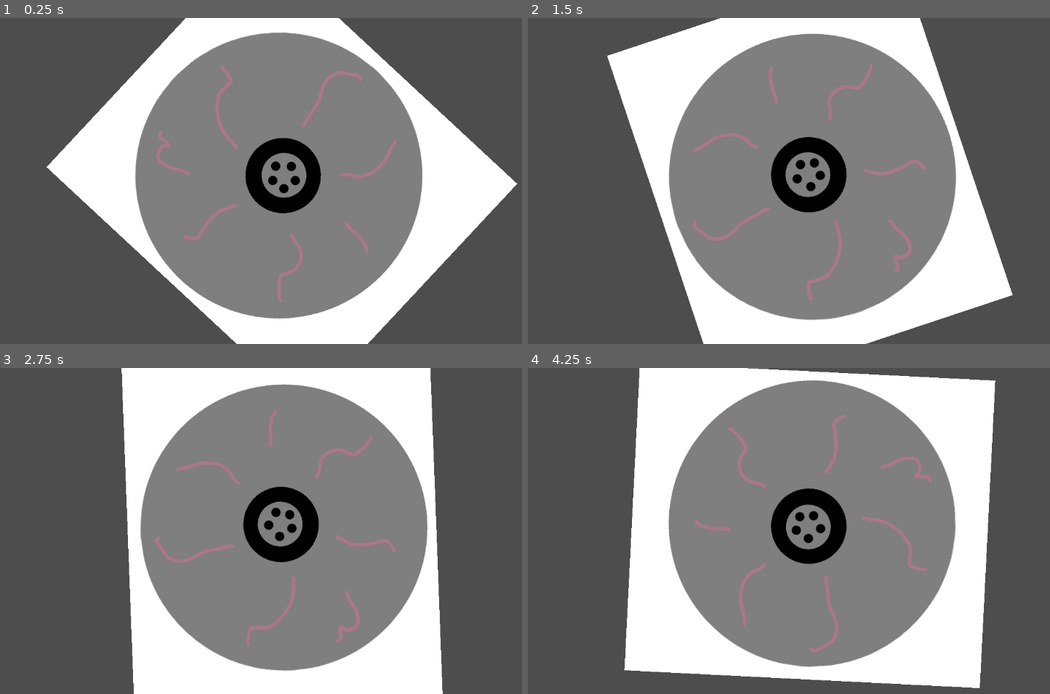
Above: before the commit, frames 1-4 (two rows, left to right).
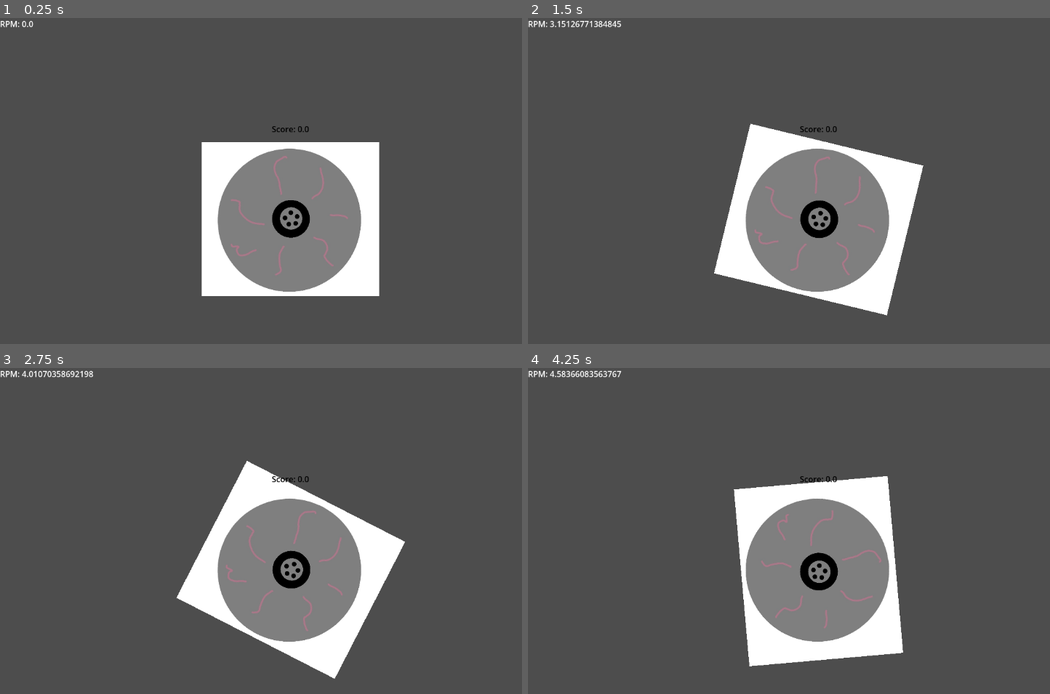
Above: after the commit, the same moments.

Repository: BionicMango/GodotGame1
Game: Godot game, scene res://Main.tscn
Same seed, same stepped clock (60 frames per second), same inputs: the game is played once before the commit and once after it.
Inputs:
- Up to frame 1 (0.25 s): no input
- Up to frame 2 (1.5 s): hold Right (ui_right) 0.53-1.28 s; hold Down (ui_down) from 1.28 s (still down)
- Up to frame 3 (2.75 s): release Down (ui_down) at 2.03 s; hold Right (ui_right) from 2.03 s (still down)
- Up to frame 4 (4.25 s): release Right (ui_right) at 2.78 s; hold Up (ui_up) 2.78-3.53 s; hold Left (ui_left) from 3.53 s (still down)

The runs differ from the first frame. In frame 1, 51% of the frame differs, in the area x 0-100%, y 0-100%; in frame 2, 52%; in frame 3, 52%; in frame 4, 57%, in the area x 0-90%, y 0-99%.

Commit message:
Added scoreboard
Added scoreboard & interactive 'spinning'

Diff:
--- a/game-1/Main.tscn
+++ b/game-1/Main.tscn
@@ -1,9 +1,36 @@
 [gd_scene format=3 uid="uid://cf1bnvrocd2kn"]
 
 [ext_resource type="PackedScene" uid="uid://dgx8hkugbnbxe" path="res://record_player.tscn" id="1_glv2v"]
+[ext_resource type="Script" uid="uid://c5fs1xlfwl363" path="res://ScoreboardText.gd" id="2_uu6xs"]
+[ext_resource type="Script" uid="uid://c3clupapps0v7" path="res://tempo.gd" id="3_r0du0"]
 
 [node name="Node2D" type="Node2D" unique_id=1777764328]
 
 [node name="RecordPlayer" parent="." unique_id=1067150647 instance=ExtResource("1_glv2v")]
-position = Vector2(559, 313)
-scale = Vector2(0.8, 0.8)
+position = Vector2(576, 400)
+angular_damp_mode = 1
+
+[node name="Scoreboard" type="Label" parent="." unique_id=1124345525]
+z_index = 1
+anchors_preset = 8
+anchor_left = 0.5
+anchor_top = 0.5
+anchor_right = 0.5
+anchor_bottom = 0.5
+offset_left = 552.0
+offset_top = 208.5
+offset_right = 600.0
+offset_bottom = 231.5
+grow_horizontal = 2
+grow_vertical = 2
+theme_override_colors/font_color = Color(0, 0, 0, 1)
+text = "Score:"
+horizontal_alignment = 1
+vertical_alignment = 1
+script = ExtResource("2_uu6xs")
+
+[node name="Tempo" type="Label" parent="." unique_id=189479314]
+offset_right = 40.0
+offset_bottom = 23.0
+script = ExtResource("3_r0du0")
+metadata/_edit_use_anchors_ = true
--- /dev/null
+++ b/game-1/ScoreboardText.gd
@@ -0,0 +1,5 @@
+extends Label
+@onready var record_player = $"../RecordPlayer";
+
+func _process(_delta: float) -> void:
+	text = 'Score: ' + str(record_player.score);
--- a/game-1/record_player.gd
+++ b/game-1/record_player.gd
@@ -1,17 +1,29 @@
-extends StaticBody2D
+extends RigidBody2D
 
-var angular_velocity = 3
+@export var angular_accel: float = 0.01; # how 'sensitive' buttons are
+@export var desired_rpm: float = 48;
+var score: float = 0;
+var rpm: float;
 
-func _process(delta: float):
-	rotation += angular_velocity * delta
+func score_update(delta: float) -> void:
+	if abs(desired_rpm - rpm) <= 0.5:
+		score += 3*delta
+	elif abs(desired_rpm - rpm) <= 1:
+		score += 2*delta
+	elif abs(desired_rpm - rpm) <= 2:
+		score += 1*delta
 
-	if Input.is_action_pressed('ui_down'):
-		angular_velocity -= 0.1
+func _process(delta: float) -> void:
+	rpm = 60 * angular_velocity / (2 * PI);
 
-	if Input.is_action_pressed('ui_up'):
-		angular_velocity += 0.1
+	if Input.is_action_pressed('ui_down') or Input.is_action_pressed('ui_left'):
+		angular_velocity -= angular_accel;
+	if Input.is_action_pressed('ui_up') or Input.is_action_pressed('ui_right'):
+		angular_velocity += angular_accel;
 
 	if angular_velocity <= 0:
-		angular_velocity = 0
-	elif angular_velocity >= 125:
-		angular_velocity = 125
+		angular_velocity = 0;
+	if angular_velocity >= 125:
+		angular_velocity = 125;
+
+	score_update(delta);
--- a/game-1/record_player.tscn
+++ b/game-1/record_player.tscn
@@ -3,8 +3,17 @@
 [ext_resource type="Script" uid="uid://dtei454lsq056" path="res://record_player.gd" id="1_xedat"]
 [ext_resource type="Texture2D" uid="uid://wbumws31qdmo" path="res://CandyFlossMachine.jpg" id="2_rryc8"]
 
-[node name="RecordPlayer" type="StaticBody2D" unique_id=1067150647]
+[sub_resource type="CircleShape2D" id="CircleShape2D_xedat"]
+
+[node name="RecordPlayer" type="RigidBody2D" unique_id=584695376]
+gravity_scale = 0.0
 script = ExtResource("1_xedat")
 
 [node name="Sprite2D" type="Sprite2D" parent="." unique_id=83228567]
+scale = Vector2(0.4, 0.4)
 texture = ExtResource("2_rryc8")
+
+[node name="CollisionShape2D" type="CollisionShape2D" parent="." unique_id=490124922]
+position = Vector2(-2, 2)
+scale = Vector2(14, 14)
+shape = SubResource("CircleShape2D_xedat")
--- /dev/null
+++ b/game-1/tempo.gd
@@ -0,0 +1,8 @@
+extends Label
+@onready var record_player = $"../RecordPlayer";
+
+var v_rpm: float
+
+func _process(_delta: float) -> void:
+	v_rpm = 60 * record_player.angular_velocity / (2 * PI)
+	text = 'RPM: ' + str(v_rpm);
Not shown, added: game-1/ScoreboardText.gd.uid
Not shown, added: game-1/tempo.gd.uid
